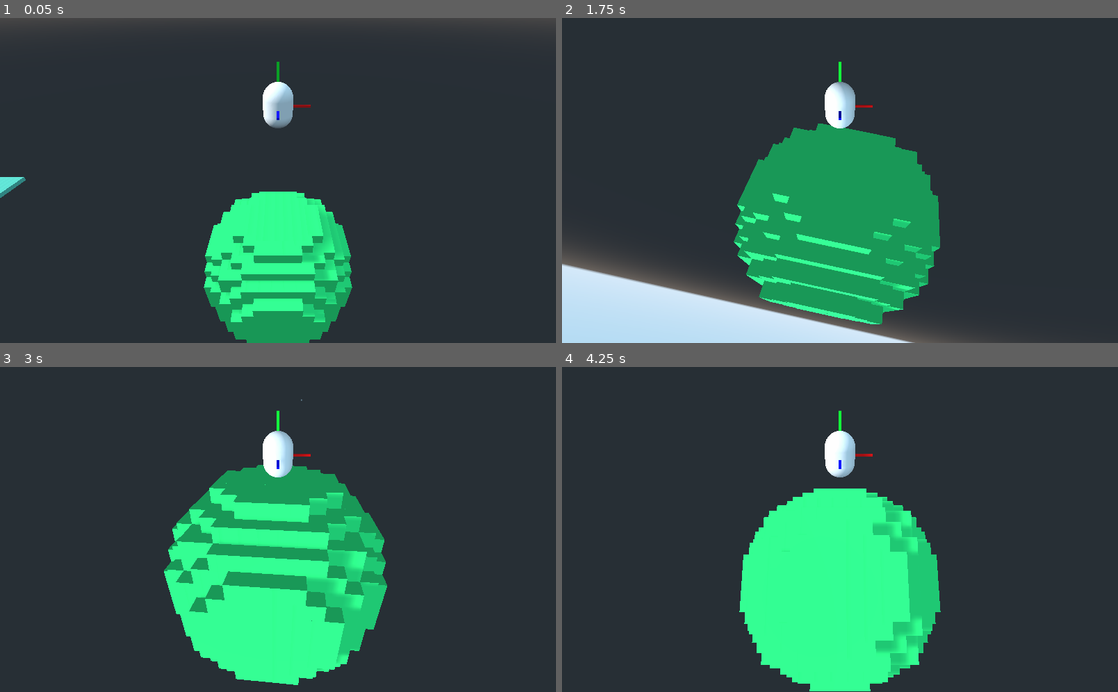
Above: before the commit, frames 1-4 (two rows, left to right).
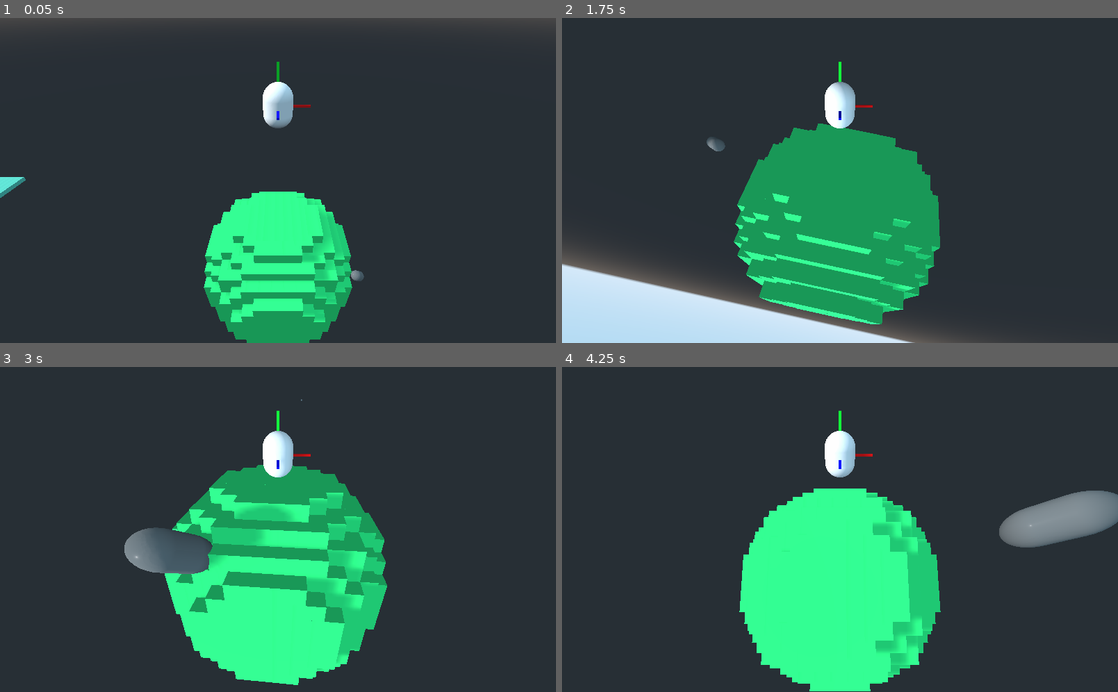
Above: after the commit, the same moments.

Repository: kevinms/godot-wild-jam-23
Game: Godot game, scene res://Game.tscn
Two runs of this game, one before a commit and one after it. Both use one fixed random seed, a clock stepped at 60 frames per second and the inputs below.
Inputs (mouse positions are in pixels of both pictures, inside the frame that each line leads up to):
- Up to frame 1 (0.05 s): no input
- Up to frame 2 (1.75 s): tap Enter (enter) at 0.5, 0.6 s; move the mouse to (867, 180) at 0.52 s; hold W (forward) from 0.53 s (still down); tap Space (jump) at 0.77, 1.52 s; move the mouse to (812, 180) at 1.27 s; click (812, 180) at 1.35 s
- Up to frame 3 (3 s): keep holding W (forward); move the mouse to (289, 523) at 2.02 s; tap Enter (enter) at 2.1 s; move the mouse to (272, 536) at 2.77 s; click (272, 536) at 2.85 s
- Up to frame 4 (4.25 s): keep holding W (forward); tap Space (jump) at 3.02, 3.77 s; move the mouse to (878, 532) at 3.52 s; tap Enter (enter) at 3.6 s

The runs differ from the first frame. In frame 1, less than 0.1% of the frame differs, in the area x 63-66%, y 77-81%; in frame 2, 0.1%; in frame 3, 2.7%, in the area x 22-53%, y 42-64%; in frame 4, 2.6%.

Commit message:
Launching missiles randomly at the planet!

Diff:
--- a/Game.gd
+++ b/Game.gd
@@ -14,11 +14,52 @@
 			get_tree().set_input_as_handled()
 
 # Called every frame. 'delta' is the elapsed time since the previous frame.
+# delta is a fraction of a second
+
 func _process(delta):
 	if Input.is_action_just_pressed("enter"):
 		get_tree().reload_current_scene()
 
+	fire_missile_occasionally(delta)
 
 
+var next_fire: float
+var sec_elapsed = 0.0
+func fire_missile_occasionally(delta):
+	sec_elapsed += delta
+	if sec_elapsed < next_fire:
+		return
+
+	fire_missile()
+	next_fire = rand_range(0, 3)
+
+onready var missile_scene = load("res://Missile.tscn")
+
 func fire_missile():
-	pass
+	print("launching missile")
+	var launch_origin = random_point_on_sphere(30.0)
+
+	var missile = missile_scene.instance()
+	missile.translate(launch_origin)
+
+	#TODO: Could be fun to pick a voxel as a target, so they come in at weird angles
+	missile.target = $Planet
+	var speed = rand_range(20, 50)
+	missile.velocity = ($Planet.global_transform.origin - launch_origin).normalized() * speed
+	add_child(missile)
+
+
+func random_point_on_sphere(radius: float):
+	# I don't think this is a uniform distribution on the sphere,
+	# but hey... it's good enough, right?! RIGHT?!?!
+
+	# Generate a random point in a box with a half-width of radius.
+	# The box surrounds the sphere.
+	var point = Vector3(
+		rand_range(-radius, radius),
+		rand_range(-radius, radius),
+		rand_range(-radius, radius)
+	)
+
+	# Move the point along a normal such that it's magnitude is the radius.
+	return point.normalized() * radius
--- /dev/null
+++ b/Missile.gd
@@ -0,0 +1,12 @@
+extends KinematicBody
+
+var velocity: Vector3
+var target: Spatial
+
+func _ready():
+	pass # Replace with function body.
+
+func _physics_process(delta):
+	look_at(target.global_transform.origin, global_transform.basis.y)
+
+	move_and_slide(velocity)
--- /dev/null
+++ b/Missile.tscn
@@ -0,0 +1,28 @@
+[gd_scene load_steps=5 format=2]
+
+[ext_resource path="res://Missile.gd" type="Script" id=1]
+
+[sub_resource type="CapsuleMesh" id=1]
+
+[sub_resource type="SpatialMaterial" id=2]
+params_diffuse_mode = 1
+albedo_color = Color( 0.541176, 0.54902, 0.54902, 1 )
+metallic = 0.4
+metallic_specular = 0.58
+clearcoat_enabled = true
+clearcoat = 1.0
+clearcoat_gloss = 0.79
+
+[sub_resource type="CapsuleShape" id=3]
+
+[node name="Missile" type="KinematicBody"]
+script = ExtResource( 1 )
+
+[node name="MeshInstance" type="MeshInstance" parent="."]
+transform = Transform( 1, 0, 0, 0, 1, 0, 0, 0, 1.52721, 0, 0, 0 )
+mesh = SubResource( 1 )
+material/0 = SubResource( 2 )
+
+[node name="CollisionShape" type="CollisionShape" parent="."]
+transform = Transform( 1, 0, 0, 0, 1, 0, 0, 0, 1.52721, 0, 0, 0 )
+shape = SubResource( 3 )
--- a/Player.gd
+++ b/Player.gd
@@ -72,7 +72,7 @@
 	# Update local "velocity" to account for changes move_and_slide() made.
 	velocity = to_local(global_transform.origin + global_velocity) - transform.origin
 
-	print(velocity)
+	#print(velocity)
 	#draw_velocity()
 
 	#velocity = move_and_slide_with_snap(velocity, Vector3.DOWN*2, Vector3.UP, true)
Binary file added: gifs/Peek 2020-07-11 14-43.gif
Not shown, added: gifs/Peek 2020-07-11 14-39.gif
